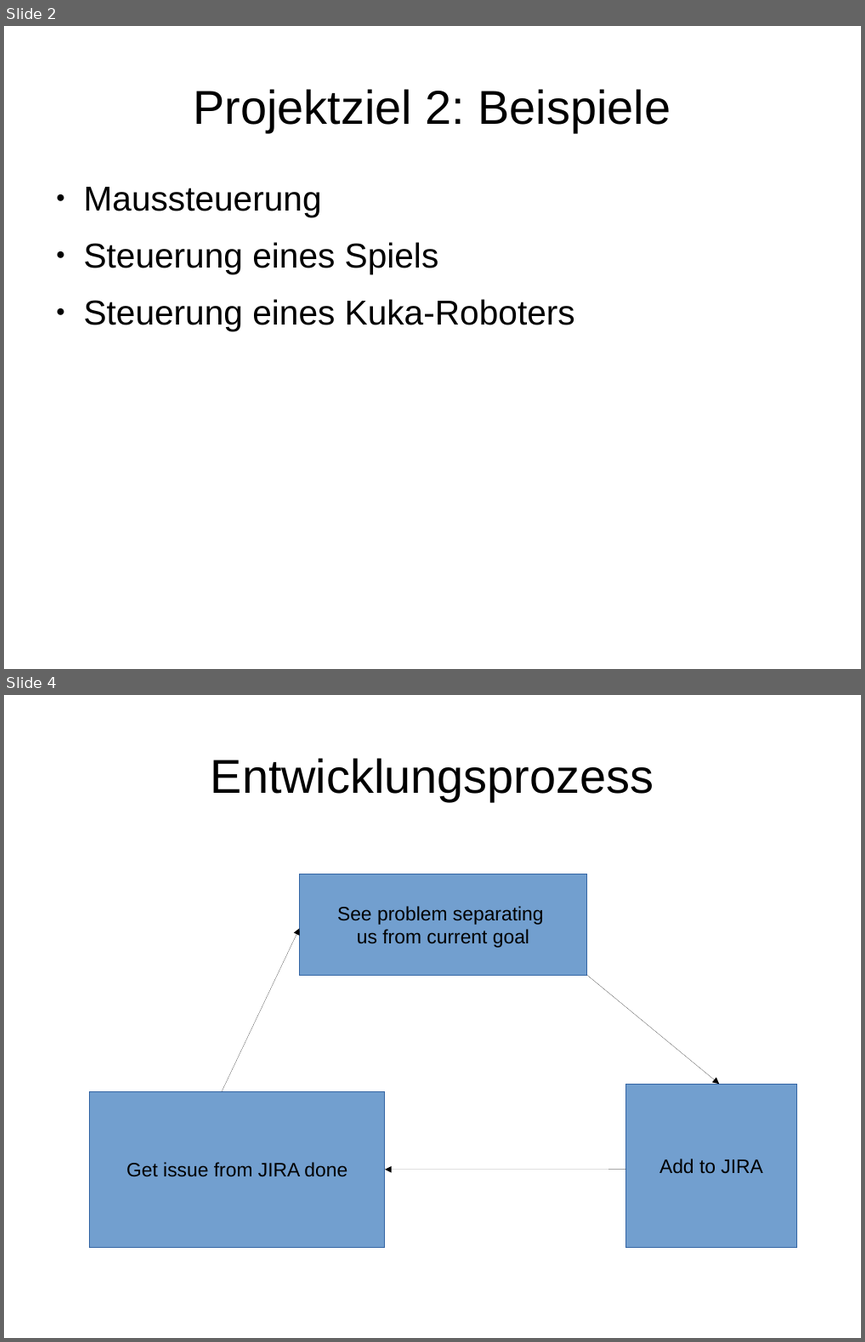
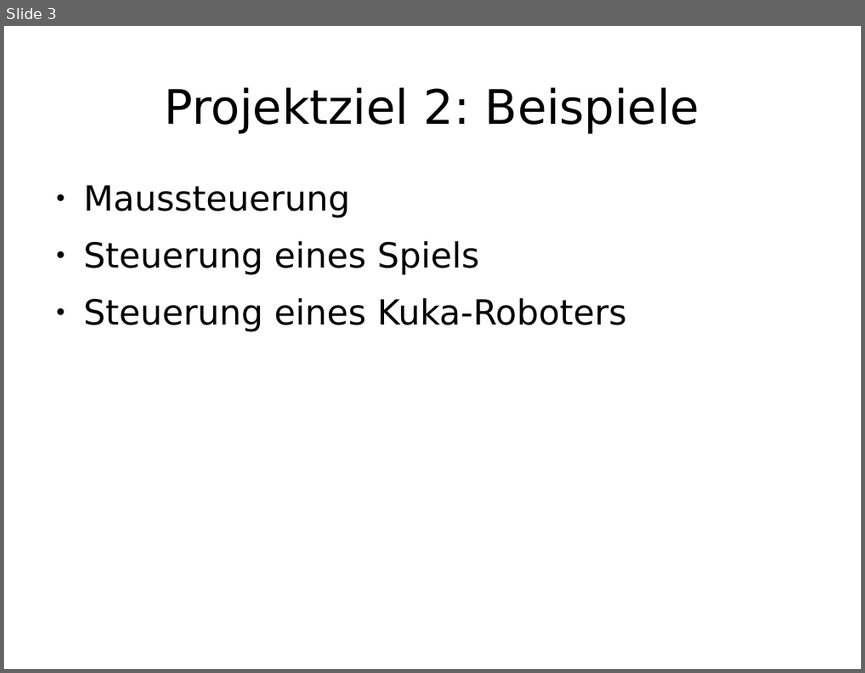
Before and after one commit to enra64/psychic-giggle, a slide deck: zwischenstand anfang dezember.odp. Shown one above the other, each under a label of ours: slides 2 and 4 before the commit, slide 3 after it; the slides between them are not shown. The pictures are 865x1342 and 865x673 pixels, drawn with LibreOffice and Linux fonts; fonts in the diff are those of the drawing. Boxes give left, top, right and bottom in pixels: in the first picture for what was removed or moved away, otherwise in the second. Text is boxed around its words. In the diff, an @@ line names an element or a change of style, - is before the commit and + after.

```diff
--- a/zwischenstand anfang dezember.odp
+++ b/zwischenstand anfang dezember.odp
@@ slide 4 removed at (x1=4, y1=695, x2=861, y2=1338), background #FFFFFF @@
@@ title removed at (x1=211, y1=758, x2=653, y2=801) @@
-Entwicklungsprozess
@@ rectangle removed at (x1=300, y1=873, x2=587, y2=975) @@
-See problem separating
-us from current goal
@@ arrow removed from (222, 1091) to (300, 928) @@
@@ arrow removed from (587, 975) to (720, 1083) @@
@@ rectangle removed at (x1=90, y1=1091, x2=385, y2=1247) @@
-Get issue from JIRA done
@@ rectangle removed at (x1=626, y1=1083, x2=797, y2=1247) @@
-Add to JIRA
@@ arrow removed from (626, 1169) to (385, 1169) @@
@@ what was slide 2 is now slide 3 @@
@@ slide 3 changed as well @@
@@ title "Projektziel 2: Beispiele" at (x1=165, y1=87, x2=699, y2=134): font Arial to DejaVu Sans @@
@@ text "Maussteuerung" at (x1=84, y1=185, x2=627, y2=331): font Arial to DejaVu Sans @@
```
Also in this commit, not shown: 8 other slides changed, 2 slides added.
